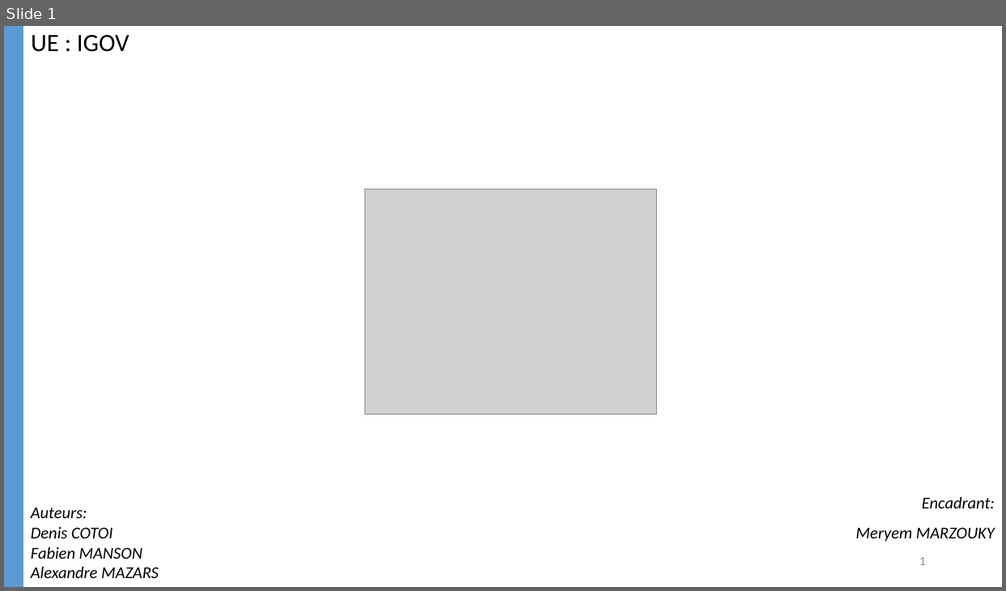
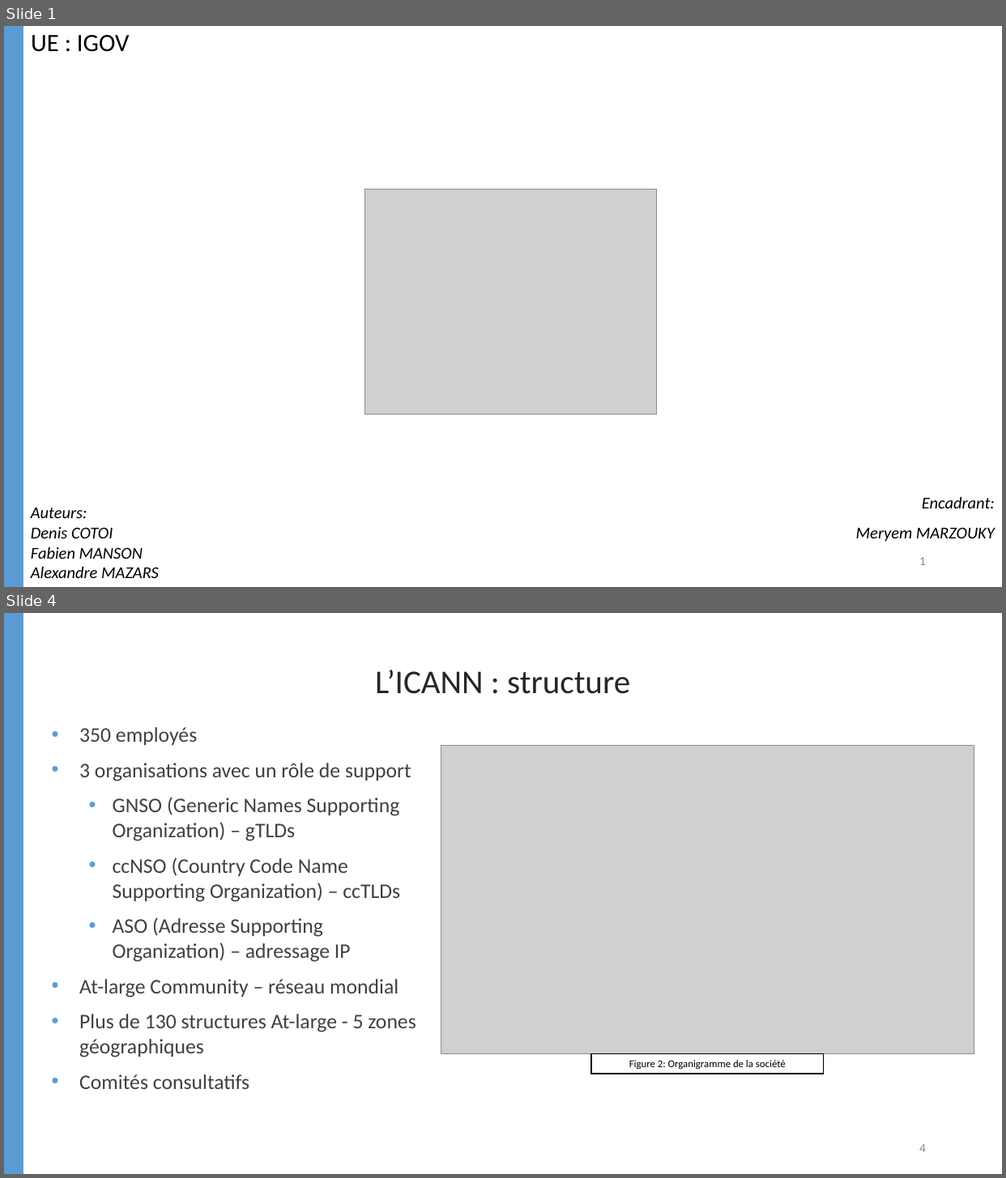
Before and after one commit to FabienMnsn/IGOV, a slide deck: Rapport/IGOV_COTOI_MANSON_MAZARS_slides.pptx. Shown one above the other, each under a label of ours: slide 1 before the commit, slides 1 and 4 after it; the slides between them are not shown. The pictures are 1006x591 and 1006x1178 pixels, drawn with LibreOffice and Linux fonts; fonts in the diff are those of the drawing; grey boxes stand for pictures. Boxes give left, top, right and bottom in pixels: in the first picture for what was removed or moved away, otherwise in the second. Text is boxed around its words. In the diff, an @@ line names an element or a change of style, - is before the commit and + after.

```diff
--- a/Rapport/IGOV_COTOI_MANSON_MAZARS_slides.pptx
+++ b/Rapport/IGOV_COTOI_MANSON_MAZARS_slides.pptx
@@ slide 4 added at (4, 613, 1002, 1174), background #FFFFFF @@
@@ rectangle added at (4, 613, 23, 1174), fill #5B9BD5, outline #5B9BD5 1 pt @@
@@ text added at (375, 670, 630, 694), 32 pt, text #262626 @@
+L’ICANN : structure
@@ text added at (79, 727, 415, 1058), 20 pt, text #404040 @@
+• 350 employés
+• 3 organisations avec un rôle de support
+  • GNSO (Generic Names Supporting Organization) – gTLDs
+  • ccNSO (Country Code Name Supporting Organization) – ccTLDs
+  • ASO (Adresse Supporting Organization) – adressage IP
+• At-large Community – réseau mondial
+• Plus de 130 structures At-large - 5 zones géographiques
+• Comités consultatifs
@@ picture added at (441, 746, 974, 1054) @@
@@ rectangle added at (592, 1054, 824, 1074), fill #FFFFFF, outline #000000 1 pt, 10 pt, text #000000 @@
+Figure 2: Organigramme de la société
@@ page number added at (919, 1144, 926, 1152), 12 pt, text #8C8C8C @@
+4
```
Also in this commit, not shown: 3 slides changed, 5 other slides added, 5 other files.
